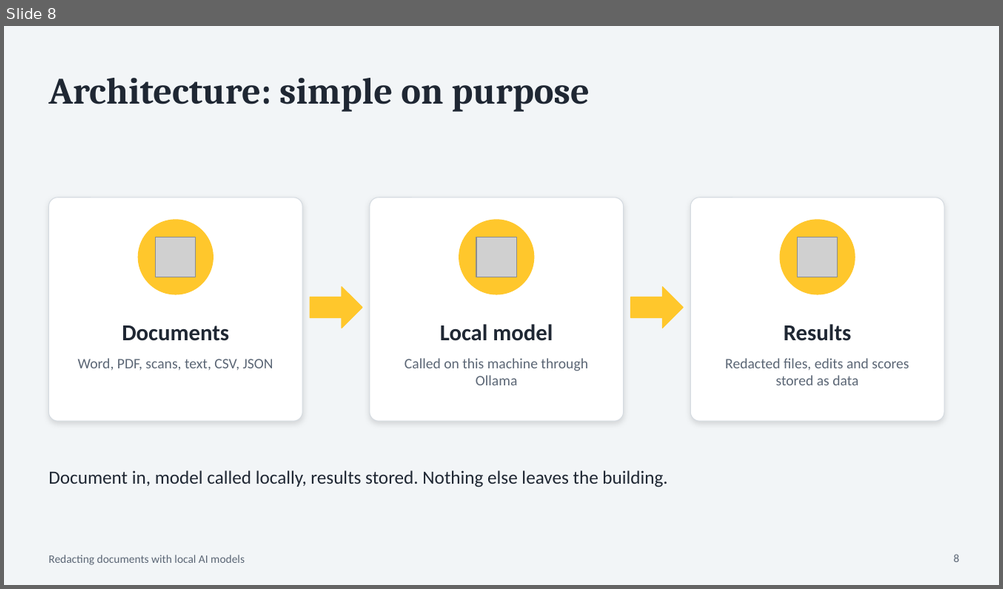
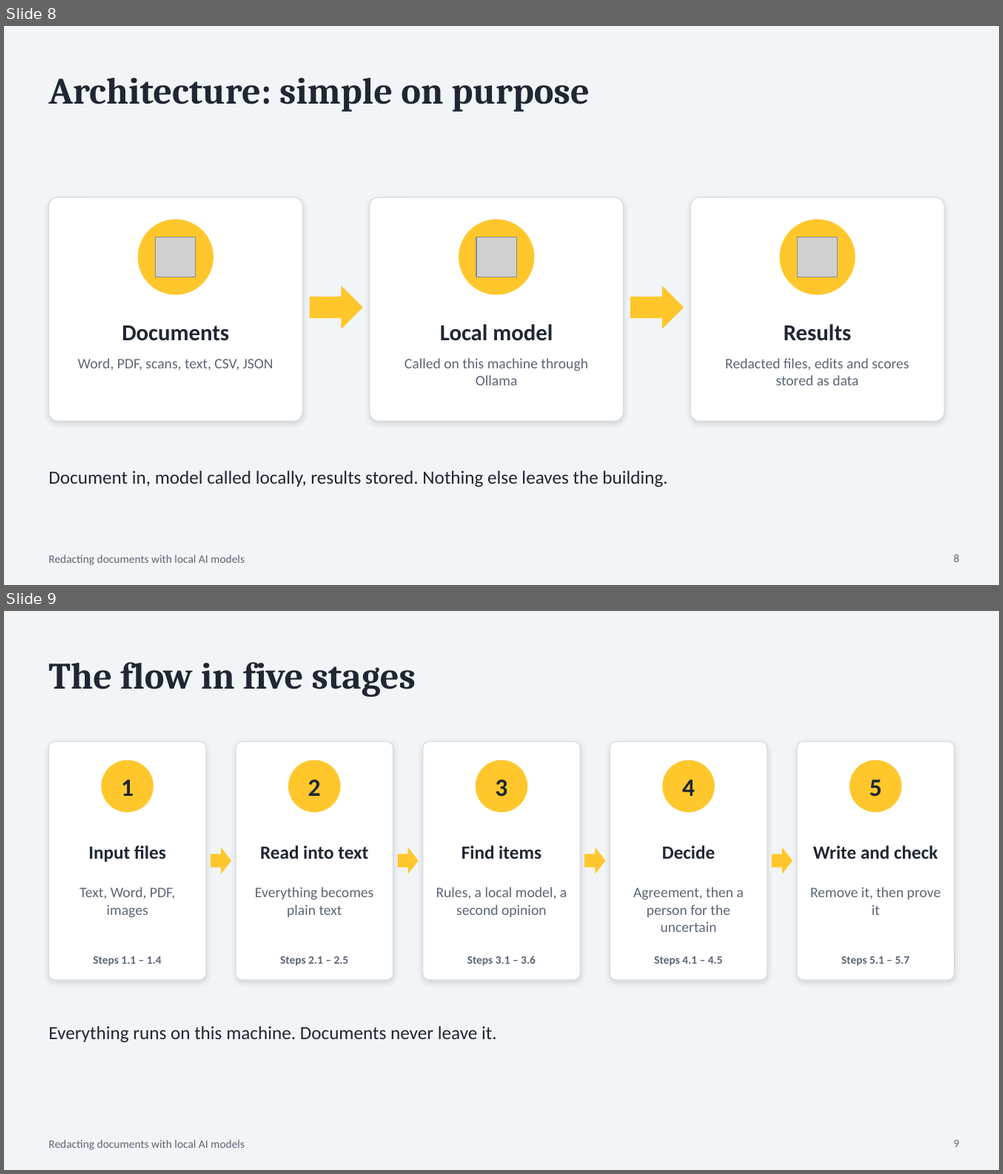
Before and after one commit to DavidBerryUK/AiRedaction, a slide deck: documentation/slide deck/AI Document Redactor.pptx. Shown one above the other, each under a label of ours: slide 8 before the commit, slides 8 and 9 after it. The pictures are 1003x589 and 1003x1174 pixels, drawn with LibreOffice and Linux fonts; fonts in the diff are those of the drawing; grey boxes stand for pictures. Boxes give left, top, right and bottom in pixels: in the first picture for what was removed or moved away, otherwise in the second. Text is boxed around its words. In the diff, an @@ line names an element or a change of style, - is before the commit and + after.

```diff
--- a/documentation/slide deck/AI Document Redactor.pptx
+++ b/documentation/slide deck/AI Document Redactor.pptx
@@ slide 9 added at [4, 611, 999, 1170], background #F2F5F7; not listed: 1 template element that a slide beside it also shows @@
@@ text added at [48, 662, 416, 697], 36 pt, text #1F2733, bold @@
+The flow in five stages
@@ rounded rectangle added at [48, 741, 206, 980], fill #FFFFFF, outline #D5DBE1 0.75 pt @@
@@ rounded rectangle added at [236, 741, 393, 980], fill #FFFFFF, outline #D5DBE1 0.75 pt @@
@@ rounded rectangle added at [423, 741, 580, 980], fill #FFFFFF, outline #D5DBE1 0.75 pt @@
@@ rounded rectangle added at [610, 741, 767, 980], fill #FFFFFF, outline #D5DBE1 0.75 pt @@
@@ rounded rectangle added at [797, 741, 955, 980], fill #FFFFFF, outline #D5DBE1 0.75 pt @@
@@ ellipse added at [101, 760, 153, 812], fill #FFC72C, 24 pt, text #1F2733, bold @@
+1
@@ ellipse added at [288, 760, 341, 812], fill #FFC72C, 24 pt, text #1F2733, bold @@
+2
@@ ellipse added at [475, 760, 528, 812], fill #FFC72C, 24 pt, text #1F2733, bold @@
+3
@@ ellipse added at [662, 760, 714, 812], fill #FFC72C, 24 pt, text #1F2733, bold @@
+4
@@ ellipse added at [849, 760, 902, 812], fill #FFC72C, 24 pt, text #1F2733, bold @@
+5
@@ text added at [88, 846, 166, 862], 18 pt, text #1F2733, bold @@
+Input files
@@ right arrow added at [210, 848, 232, 874], fill #FFC72C @@
@@ text added at [260, 846, 368, 859], 18 pt, text #1F2733, bold @@
+Read into text
@@ right arrow added at [397, 848, 418, 874], fill #FFC72C @@
@@ text added at [461, 846, 541, 859], 18 pt, text #1F2733, bold @@
+Find items
@@ right arrow added at [584, 848, 606, 874], fill #FFC72C @@
@@ text added at [662, 846, 714, 859], 18 pt, text #1F2733, bold @@
+Decide
@@ right arrow added at [771, 848, 793, 874], fill #FFC72C @@
@@ text added at [813, 846, 937, 859], 18 pt, text #1F2733, bold @@
+Write and check
@@ text added at [79, 887, 175, 918], 14 pt, text #5B6675 @@
+Text, Word, PDF, images
@@ text added at [255, 887, 374, 917], 14 pt, text #5B6675 @@
+Everything becomes plain text
@@ text added at [436, 887, 566, 917], 14 pt, text #5B6675 @@
+Rules, a local model, a second opinion
@@ text added at [633, 887, 743, 932], 14 pt, text #5B6675 @@
+Agreement, then a person for the uncertain
@@ text added at [810, 887, 941, 915], 14 pt, text #5B6675 @@
+Remove it, then prove it
@@ text added at [93, 957, 162, 966], 11 pt, text #5B6675, bold @@
+Steps 1.1 – 1.4
@@ text added at [280, 957, 349, 966], 11 pt, text #5B6675, bold @@
+Steps 2.1 – 2.5
@@ text added at [467, 956, 535, 966], 11 pt, text #5B6675, bold @@
+Steps 3.1 – 3.6
@@ text added at [654, 957, 723, 966], 11 pt, text #5B6675, bold @@
+Steps 4.1 – 4.5
@@ text added at [841, 957, 910, 966], 11 pt, text #5B6675, bold @@
+Steps 5.1 – 5.7
@@ text added at [48, 1026, 497, 1043], 18 pt, text #1F2733 @@
+Everything runs on this machine. Documents never leave it.
@@ page number added at [953, 1140, 959, 1147], 11 pt, text #5B6675 @@
+9
```
Also in this commit, not shown: 20 other slides added, 9 other files.
